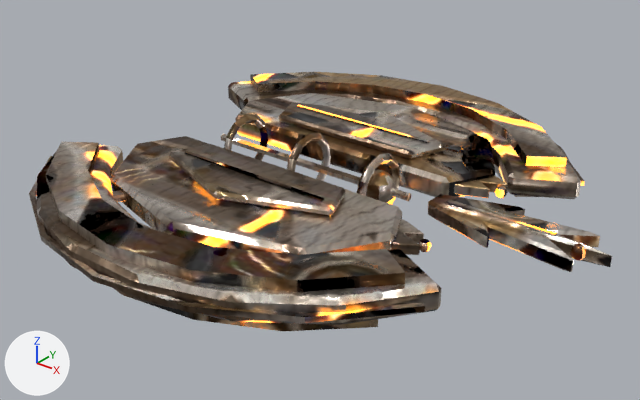
What one commit did to the glTF model public/assets/models/alien/halo.glb.
One viewpoint serves both versions: a 50 mm lens placed at (6.07, -7.38, 5.27), pointed at (0.36, -0.24, 0.84). Every picture has the same lights, and +X, +Y and +Z are marked at lower left. The older version comes first. Vertices at exactly the same position are counted once.

In view in the first picture: 'KeshHalo'.
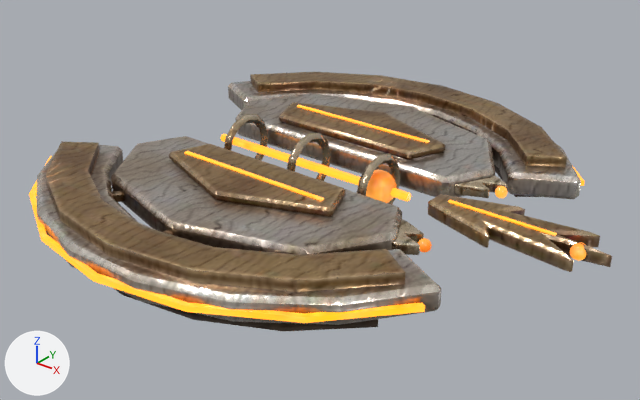
The change, as a list of edits to the scene's bpy script:
```text
Change mat_keshhalomat:
    where n0 = _N.new('ShaderNodeBsdfPrincipled'); n0.name = 'Principled BSDF'
    n0.inputs[28].default_value: 8.0 -> 4.0  # 'Emission Strength'
Change me_keshhalo:
    used by ob_keshhalo; location = (0.0, 0.0, 0.0)
    remove me_keshhalo.from_pydata(...)  # 1212 vertices, 2292 faces; spans x -2.71..3.67, y -3.16..3.16, z 0.63..1.5
    add me_keshhalo.from_pydata(...)  # 1658 vertices, 3184 faces; spans x -2.71..3.67, y -3.16..3.16, z 0.63..1.5
    me_keshhalo part 1: a new loose piece, a 6-sided cylinder along x spanning x -1.4..1.4, y -0.05..0.05, z 1.057..1.143, in mat_keshhalomat
    me_keshhalo part 2: 262 vertices removed from x -2.19..2.19, y -3.06..3.06, z 0.64..1.27; 616 vertices added at x -2.16..2.17, y -3.06..3.06, z 0.63..1.29
    me_keshhalo part 3: 32 vertices removed from x 3.26..3.44, y -0.09..0.09, z 1.04..1.18; 112 vertices added at x 3.26..3.44, y -0.09..0.09, z 1.03..1.19
    me_keshhalo part 4: 1401 kept faces spanning x -2.71..3.67, y -3.16..3.16, z 0.7..1.5 get new texture (UV) coordinates
```

Boxes (x1, y1, x2, y2) around the edits, measured in the pictures (640 x 400 px):
'KeshHalo', surface changed, reshaped
    both: (29, 72, 612, 331)
part 1 of me_keshhalo, added
    after: (220, 134, 411, 202)
part 2 of me_keshhalo, built on
    both: (37, 93, 580, 325)
part 3 of me_keshhalo, built on
    both: (570, 242, 586, 261)
part 4 of me_keshhalo, surface changed
    both: (29, 72, 612, 331)
